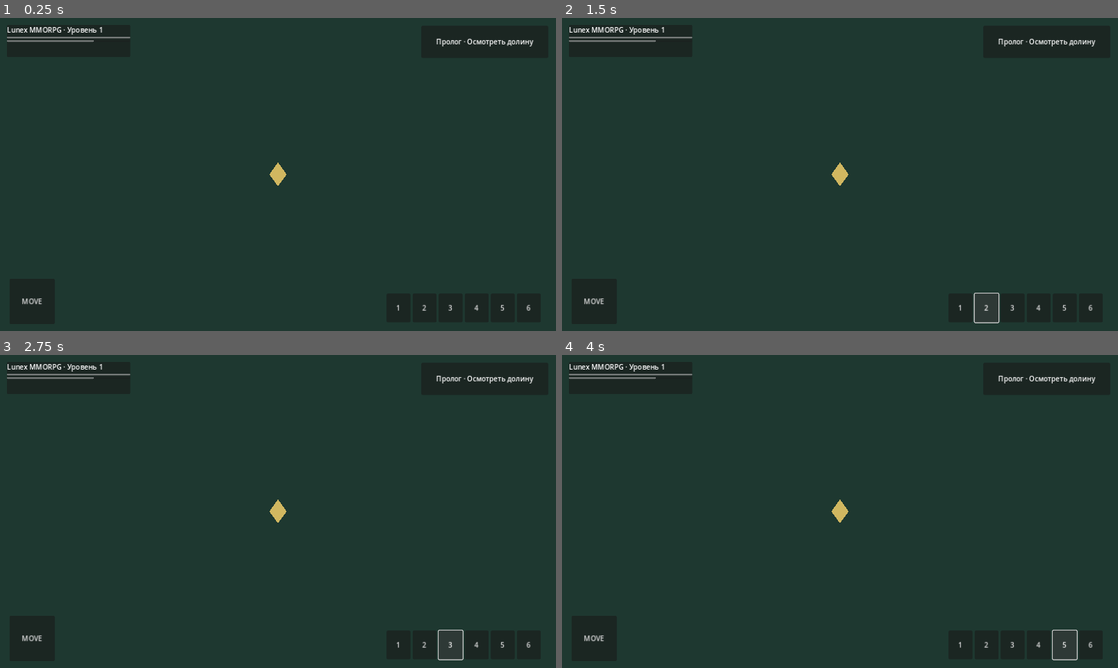
Above: before the commit, frames 1-4 (two rows, left to right).
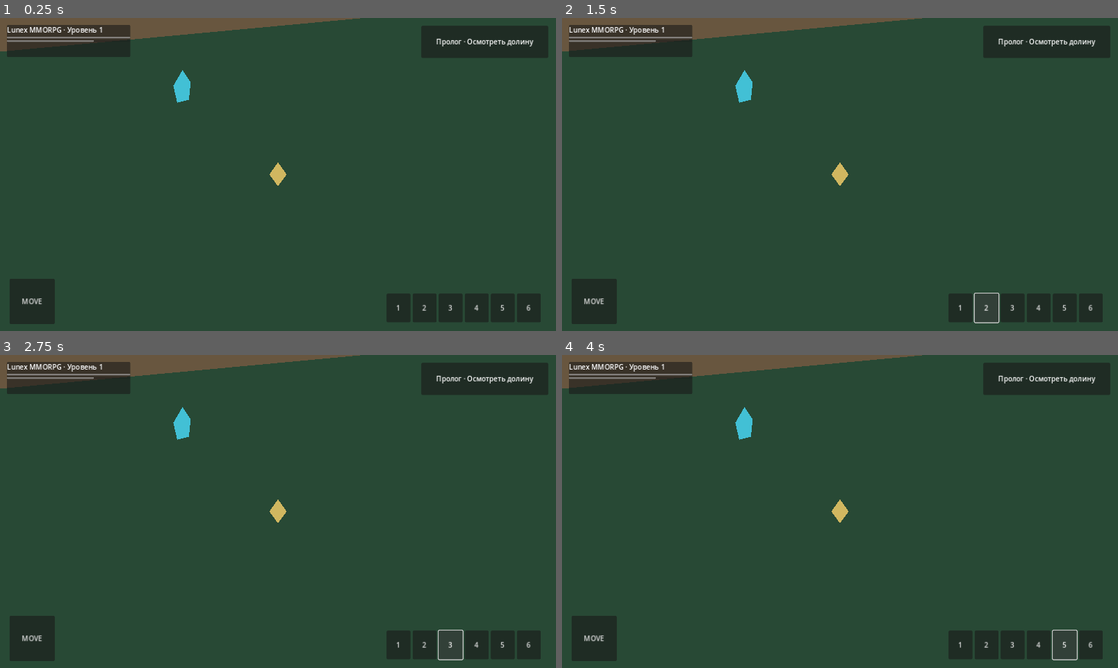
Above: after the commit, the same moments.

Repository: maillunex-lang/NewMMO
Game: Godot game, scene res://scenes/world/main.tscn
Two runs of this game, one before a commit and one after it. Both use one fixed random seed, a clock stepped at 60 frames per second and the inputs below.
Inputs:
- Up to frame 1 (0.25 s): no input
- Up to frame 2 (1.5 s): click "1" at 0.5 s; click "2" at 1.25 s
- Up to frame 3 (2.75 s): click "3" at 2 s
- Up to frame 4 (4 s): click "4" at 2.75 s; click "5" at 3.5 s

The runs differ from the first frame. In frame 1, 3.3% of the frame differs, in the area x 0-65%, y 0-28%; in frame 2, 3.3%; in frame 3, 3.3%; in frame 4, 3.3%.

Commit message:
feat: add visual location editor and reusable world props

Diff:
--- /dev/null
+++ b/client/scenes/locations/dawn_valley.tscn
@@ -0,0 +1,45 @@
+[gd_scene load_steps=4 format=3]
+
+[ext_resource type="PackedScene" path="res://scenes/props/tree.tscn" id="1"]
+[ext_resource type="PackedScene" path="res://scenes/props/rock.tscn" id="2"]
+[ext_resource type="PackedScene" path="res://scenes/props/crystal.tscn" id="3"]
+
+[node name="DawnValley" type="Node2D"]
+
+[node name="Ground" type="Node2D" parent="."]
+
+[node name="Grass" type="Polygon2D" parent="Ground"]
+polygon = PackedVector2Array(-1400, -900, 1400, -900, 1400, 900, -1400, 900)
+color = Color(0.16, 0.29, 0.21, 1)
+
+[node name="Paths" type="Node2D" parent="."]
+
+[node name="Path" type="Polygon2D" parent="Paths"]
+polygon = PackedVector2Array(-1000, 80, 1000, -120, 1000, -15, -1000, 170)
+color = Color(0.41, 0.34, 0.25, 1)
+
+[node name="Vegetation" type="Node2D" parent="."]
+
+[node name="Oak01" parent="Vegetation" instance=ExtResource("1")]
+position = Vector2(280, -120)
+
+[node name="Oak02" parent="Vegetation" instance=ExtResource("1")]
+position = Vector2(-310, 190)
+
+[node name="Buildings" type="Node2D" parent="."]
+
+[node name="Decorations" type="Node2D" parent="."]
+
+[node name="Rock01" parent="Decorations" instance=ExtResource("2")]
+position = Vector2(-160, -120)
+
+[node name="Crystal01" parent="Decorations" instance=ExtResource("3")]
+position = Vector2(420, 180)
+
+[node name="NPCSpawns" type="Node2D" parent="."]
+
+[node name="MonsterSpawns" type="Node2D" parent="."]
+
+[node name="Navigation" type="Node2D" parent="."]
+
+[node name="Effects" type="Node2D" parent="."]
--- /dev/null
+++ b/client/scenes/props/crystal.tscn
@@ -0,0 +1,12 @@
+[gd_scene load_steps=2 format=3]
+
+[ext_resource type="Script" path="res://scripts/editor/placeable_prop.gd" id="1"]
+
+[node name="Crystal" type="Node2D"]
+script = ExtResource("1")
+display_name = "Crystal"
+blocks_movement = false
+
+[node name="Shape" type="Polygon2D" parent="."]
+polygon = PackedVector2Array(0, -60, 19, -32, 15, 8, -12, 15, -21, -24)
+color = Color(0.28, 0.84, 0.95, 0.85)
--- /dev/null
+++ b/client/scenes/props/rock.tscn
@@ -0,0 +1,12 @@
+[gd_scene load_steps=2 format=3]
+
+[ext_resource type="Script" path="res://scripts/editor/placeable_prop.gd" id="1"]
+
+[node name="Rock" type="Node2D"]
+script = ExtResource("1")
+display_name = "Rock"
+blocks_movement = true
+
+[node name="Shape" type="Polygon2D" parent="."]
+polygon = PackedVector2Array(-35, 8, -22, -17, 8, -30, 34, -6, 23, 15, -17, 18)
+color = Color(0.42, 0.48, 0.51, 1)
--- /dev/null
+++ b/client/scenes/props/tree.tscn
@@ -0,0 +1,16 @@
+[gd_scene load_steps=2 format=3]
+
+[ext_resource type="Script" path="res://scripts/editor/placeable_prop.gd" id="1"]
+
+[node name="Tree" type="Node2D"]
+script = ExtResource("1")
+display_name = "Oak Tree"
+blocks_movement = true
+
+[node name="Trunk" type="Polygon2D" parent="."]
+polygon = PackedVector2Array(-7, -8, 7, -8, 9, 23, -9, 23)
+color = Color(0.38, 0.23, 0.12, 1)
+
+[node name="Crown" type="Polygon2D" parent="."]
+polygon = PackedVector2Array(0, -82, 30, -56, 37, -24, 17, -5, -22, -5, -38, -28, -28, -60)
+color = Color(0.16, 0.44, 0.27, 1)
--- a/client/scenes/world/main.tscn
+++ b/client/scenes/world/main.tscn
@@ -1,14 +1,13 @@
-[gd_scene load_steps=3 format=3]
+[gd_scene load_steps=4 format=3]
 
 [ext_resource type="PackedScene" path="res://scenes/ui/hud.tscn" id="1"]
 [ext_resource type="Script" path="res://scripts/world.gd" id="2"]
+[ext_resource type="PackedScene" path="res://scenes/locations/dawn_valley.tscn" id="3"]
 
 [node name="Main" type="Node2D"]
 script = ExtResource("2")
 
-[node name="Ground" type="Polygon2D" parent="."]
-polygon = PackedVector2Array(-1800, -900, 1800, -900, 1800, 900, -1800, 900)
-color = Color(0.12, 0.22, 0.19, 1)
+[node name="DawnValley" parent="." instance=ExtResource("3")]
 
 [node name="Player" type="Node2D" parent="."]
 position = Vector2(640, 360)
--- /dev/null
+++ b/client/scripts/editor/placeable_prop.gd
@@ -0,0 +1,6 @@
+@tool
+extends Node2D
+## Editable in the Godot Inspector. Props are saved as scene instances.
+@export var blocks_movement := false
+@export var server_object_id := ""
+@export var display_name := "Decoration"
Not shown, added: client/addons/lunex_world_studio/plugin.cfg
Not shown, added: client/addons/lunex_world_studio/plugin.gd
Not shown, added: client/addons/lunex_world_studio/plugin.gd.uid
Not shown, added: client/scripts/editor/placeable_prop.gd.uid
Not shown, changed: docs/GDD.md
Not shown, added: docs/WORLD_EDITOR.md
